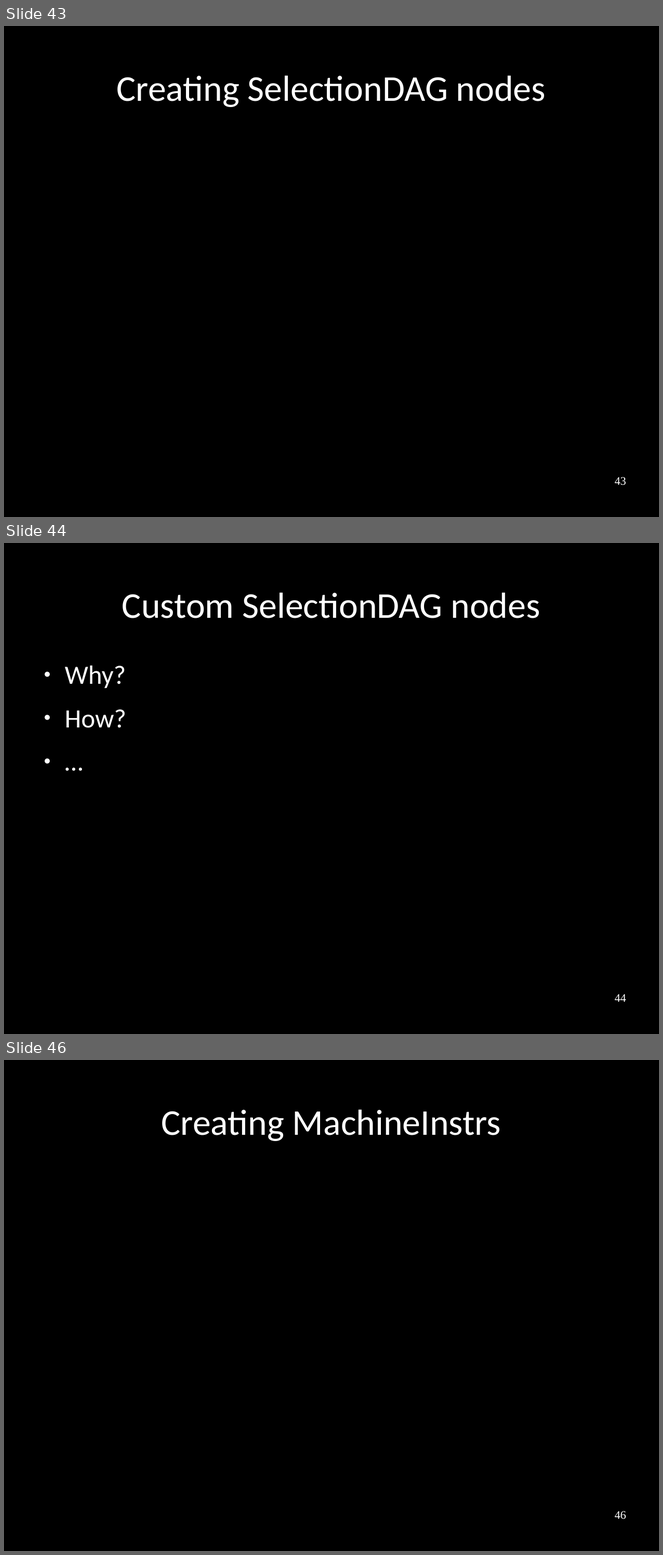
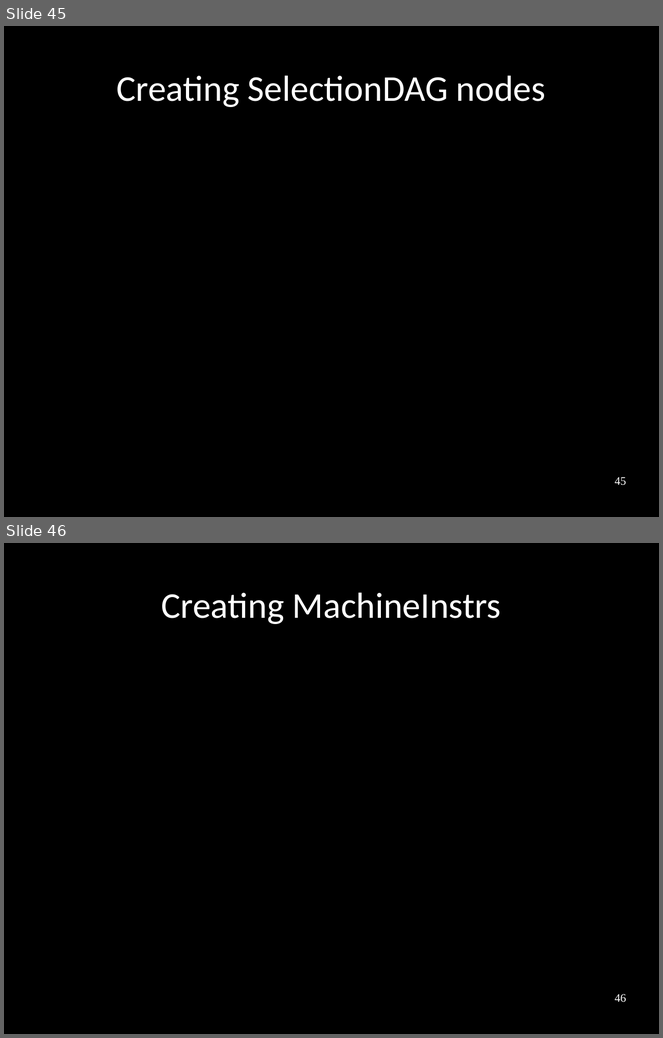
Before and after one commit to frasercrmck/llvm-leg, a slide deck: docs/Codeplay/Slides.odp. Shown one above the other, each under a label of ours: slides 43, 44 and 46 before the commit, slides 45 and 46 after it; the slides between them are not shown. The pictures are 663x1555 and 663x1038 pixels, drawn with LibreOffice and Linux fonts; fonts in the diff are those of the drawing. Boxes give left, top, right and bottom in pixels: in the first picture for what was removed or moved away, otherwise in the second. Text is boxed around its words. In the diff, an @@ line names an element or a change of style, - is before the commit and + after.

Commit message:
Custom DAG lowering.

```diff
--- a/docs/Codeplay/Slides.odp
+++ b/docs/Codeplay/Slides.odp
@@ slide 44 removed at (x1=4, y1=543, x2=659, y2=1034), background #000000 @@
@@ title removed at (x1=122, y1=592, x2=540, y2=618) @@
-Custom SelectionDAG nodes
@@ text removed at (x1=65, y1=665, x2=126, y2=728) @@
-● Why?
-● How?
-● …
@@ page number removed at (x1=615, y1=994, x2=626, y2=1002) @@
-44
@@ what was slide 43 is now slide 45 @@
@@ page number at (x1=615, y1=477, x2=626, y2=486): text changed @@
-43
+45
```
Also in this commit, not shown: 2 slides added, 1 other slide removed.
